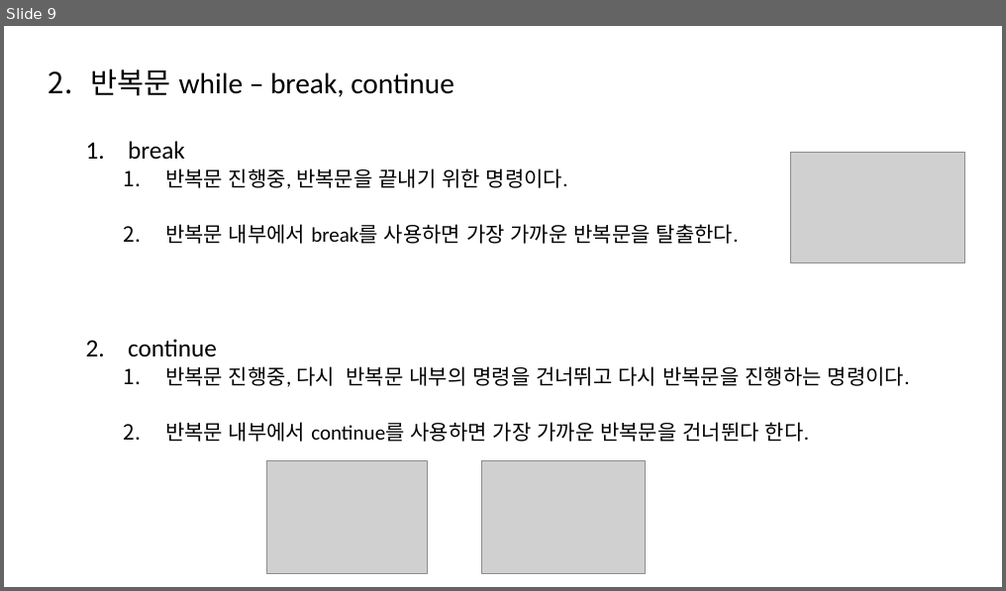
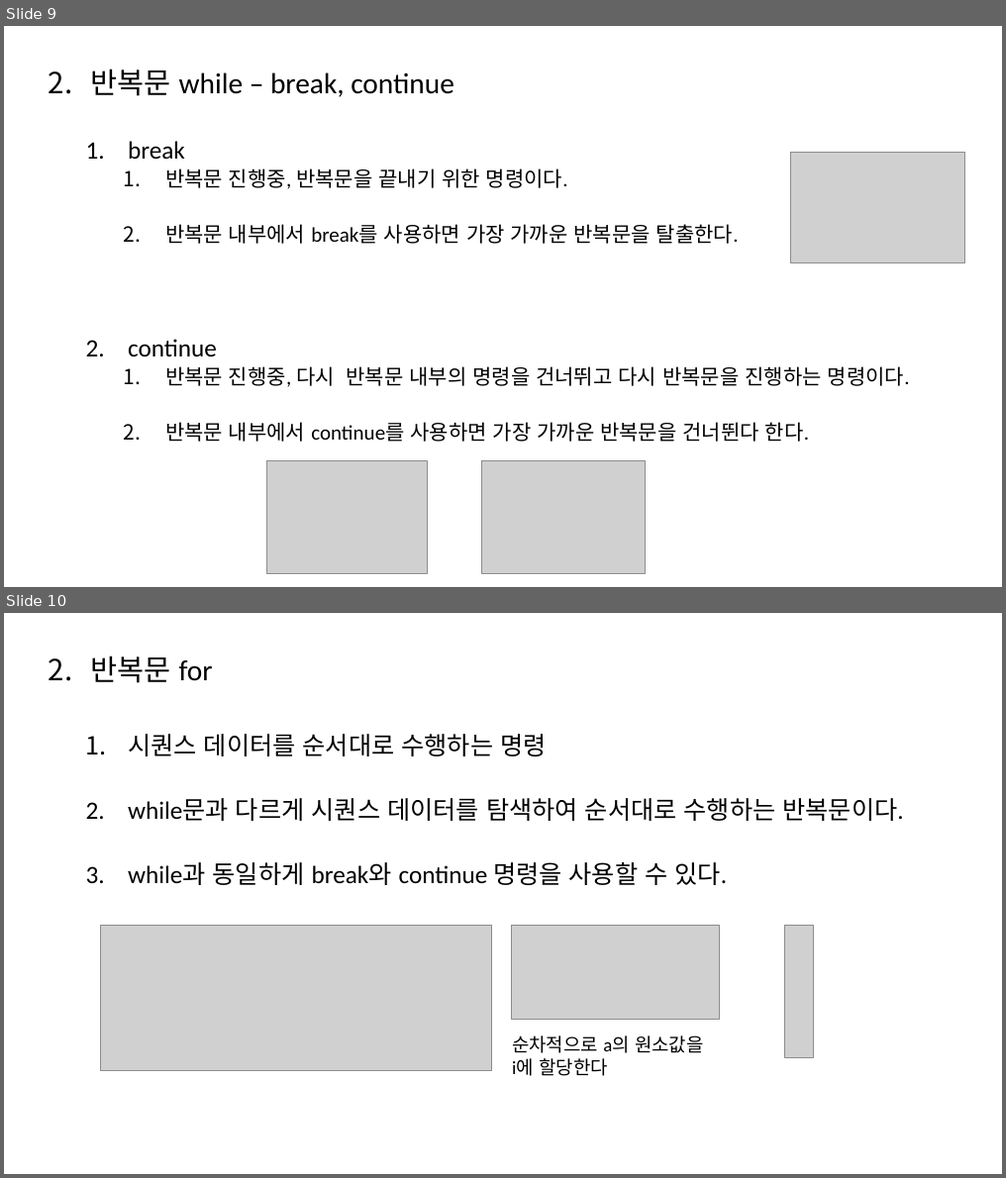
Before and after one commit to Cho-Hyeon-Sang/python, a slide deck: 2_ControlStatement/python_제어문.pptx. Shown one above the other, each under a label of ours: slide 9 before the commit, slides 9 and 10 after it. The pictures are 1006x591 and 1006x1178 pixels, drawn with LibreOffice and Linux fonts; fonts in the diff are those of the drawing; grey boxes stand for pictures. Boxes give left, top, right and bottom in pixels: in the first picture for what was removed or moved away, otherwise in the second. Text is boxed around its words. In the diff, an @@ line names an element or a change of style, - is before the commit and + after.

```diff
--- a/2_ControlStatement/python_제어문.pptx
+++ b/2_ControlStatement/python_제어문.pptx
@@ slide 10 added at <box>4,613,1002,1174</box>, background #FFFFFF @@
@@ text added at <box>90,656,904,885</box>, 24 pt, text #000000 @@
+2. 반복문 for
+  1. 시퀀스 데이터를 순서대로 수행하는 명령
+  2. while문과 다르게 시퀀스 데이터를 탐색하여 순서대로 수행하는 반복문이다.
+  3. while과 동일하게 break와 continue 명령을 사용할 수 있다.
@@ picture added at <box>101,925,492,1071</box> @@
@@ picture added at <box>512,925,720,1020</box> @@
@@ picture added at <box>785,925,813,1059</box> @@
@@ text added at <box>512,1036,704,1076</box>, 18 pt, text #000000 @@
+순차적으로 a의 원소값을
+i에 할당한다
```
Also in this commit, not shown: 2 slides changed, 4 other slides added, 1 slide removed.
